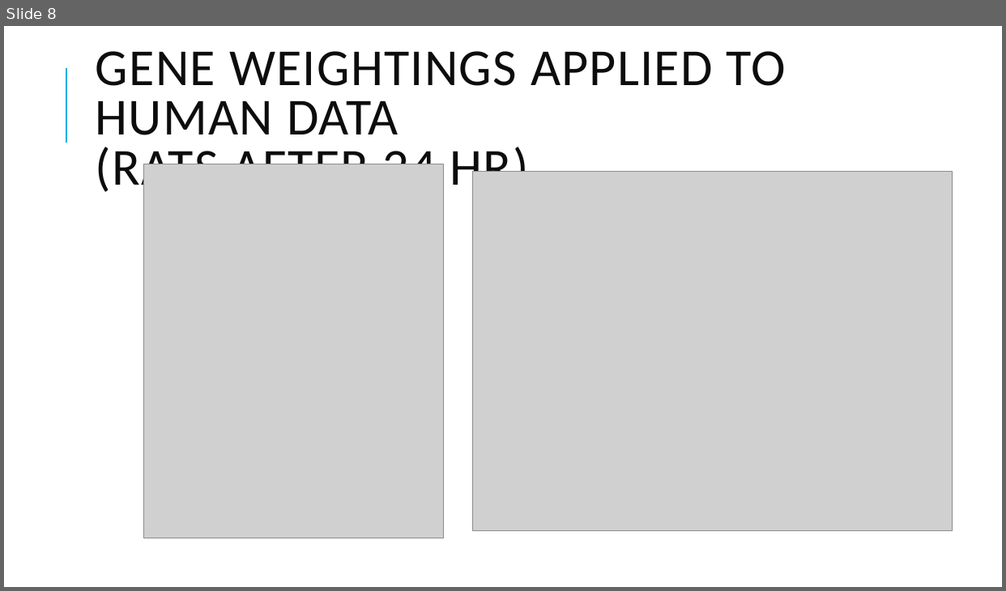
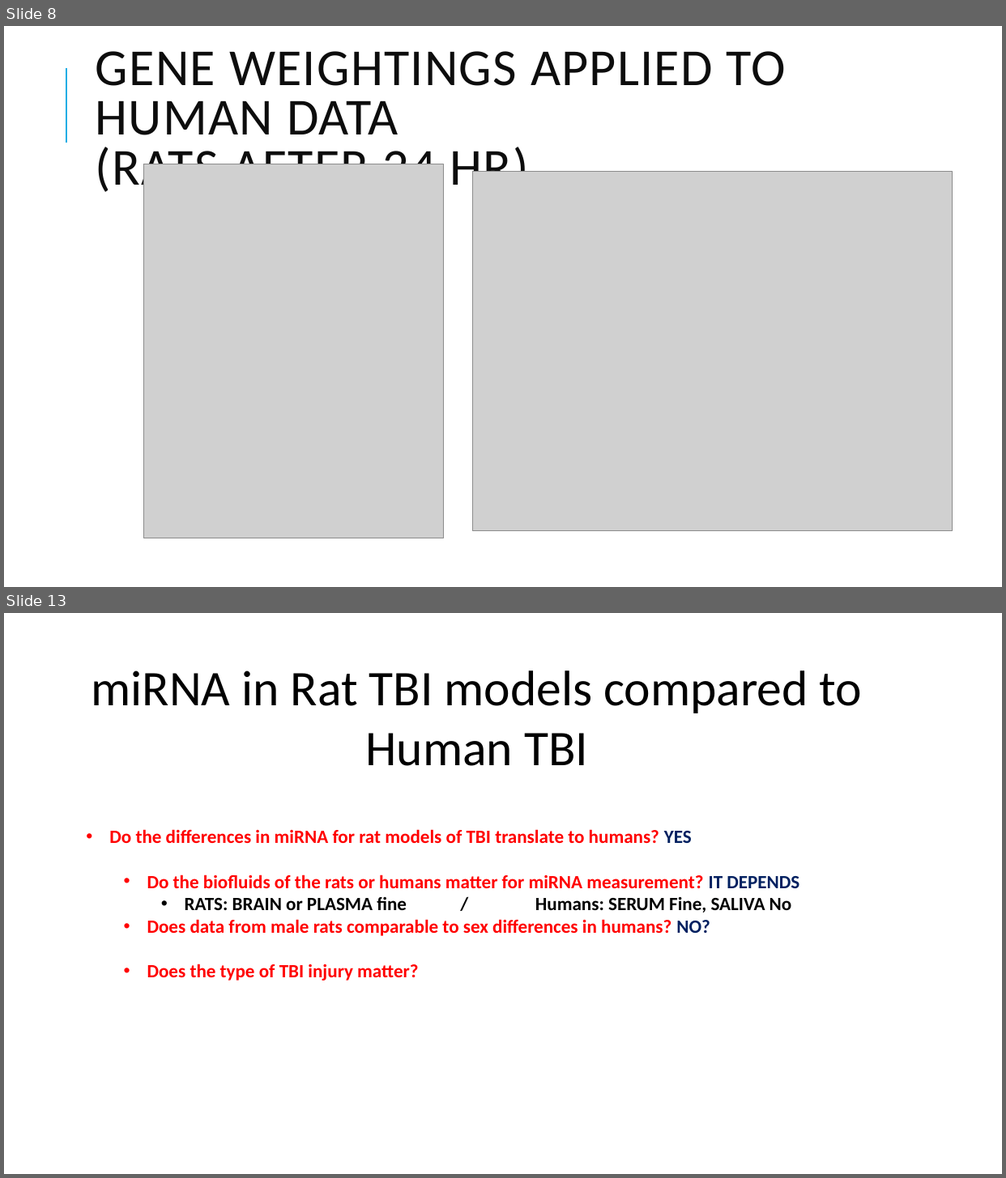
Before and after one commit to jpwhalley/2024_Biostatistics, a slide deck: 2_Getting_Data.pptx. Shown one above the other, each under a label of ours: slide 8 before the commit, slides 8 and 13 after it; the slides between them are not shown. The pictures are 1006x591 and 1006x1178 pixels, drawn with LibreOffice and Linux fonts; fonts in the diff are those of the drawing; grey boxes stand for pictures. Boxes give left, top, right and bottom in pixels: in the first picture for what was removed or moved away, otherwise in the second. Text is boxed around its words. In the diff, an @@ line names an element or a change of style, - is before the commit and + after.

```diff
--- a/2_Getting_Data.pptx
+++ b/2_Getting_Data.pptx
@@ slide 13 added at (4, 613, 1002, 1174), background #FFFFFF @@
@@ text added at (91, 671, 862, 766), 48 pt, text #000000 @@
+miRNA in Rat TBI models compared to Human TBI
@@ text added at (109, 829, 799, 981), 18 pt, text #FF0000, bold @@
+• Do the differences in miRNA for rat models of TBI translate to humans? YES
+  • Do the biofluids of the rats or humans matter for miRNA measurement? IT DEPENDS
+    • RATS: BRAIN or PLASMA fine / Humans: SERUM Fine, SALIVA No
+  • Does data from male rats comparable to sex differences in humans? NO?
+  • Does the type of TBI injury matter?
```
Also in this commit, not shown: 6 other slides added.
